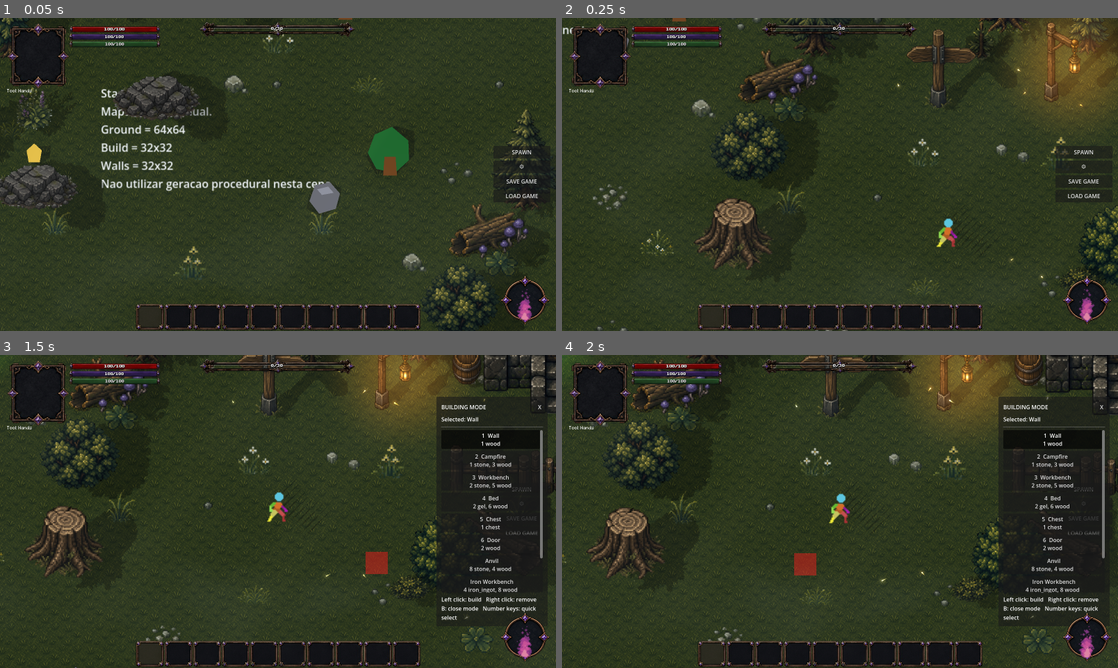
Above: before the commit, frames 1-4 (two rows, left to right).
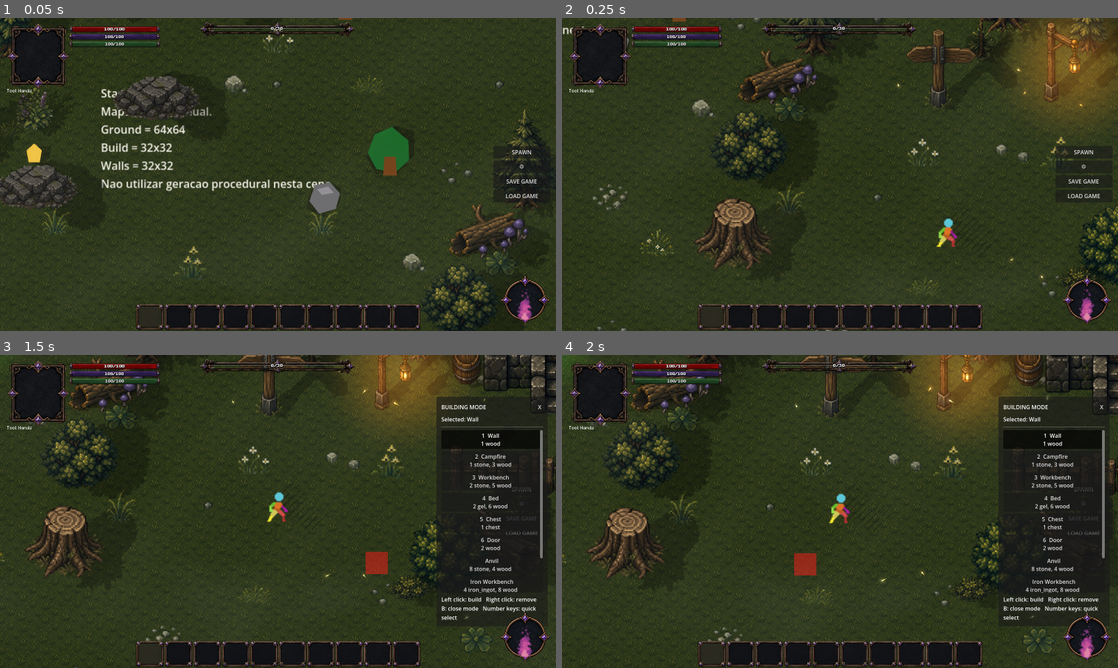
Above: after the commit, the same moments.

Repository: ramonsamagaio/Oathwake-Main
Game: Godot game, scene res://scenes/game/Game.tscn
The game is run twice, just before and just after one commit, with the same random seed, the same clock (stepped at 60 frames per second) and the same inputs. This scene is started directly instead of the project's main scene.
Inputs (mouse positions are in pixels of both pictures, inside the frame that each line leads up to):
- Up to frame 1 (0.05 s): no input
- Up to frame 2 (0.25 s): no input
- Up to frame 3 (1.5 s): tap Enter at 0.5 s; move the mouse to (250, 574) at 0.52 s; hold W 0.53-1.25 s; tap B at 0.6 s; click (250, 574) at 0.67 s; tap Space at 0.77 s; drag from (444, 558) to (250, 574) at 1.27 s
- Up to frame 4 (2 s): no input

The runs differ from the first frame. In frame 1, 0.3% of the frame differs, in the area x 0-97%, y 0-98%; in frame 2, 0.2%; in frame 3, 0.2%; in frame 4, 0.2%.

Commit message:
Compile local light mask with fragment pixel size

Diff:
--- a/shaders/gaussian_glow_screen.gdshader
+++ b/shaders/gaussian_glow_screen.gdshader
@@ -60,12 +60,11 @@
 		* smoothstep(0.10, 0.76, max(max(color_value.r, color_value.g), color_value.b));
 }
 
-float oath_local_light_mask(vec2 uv) {
+float oath_local_light_mask(vec2 uv, float viewport_aspect) {
 	if (!local_light_grading_mask_enabled || !local_light_source_active) {
 		return 0.0;
 	}
 	vec2 delta = uv - local_light_screen_position;
-	float viewport_aspect = SCREEN_PIXEL_SIZE.y / max(SCREEN_PIXEL_SIZE.x, 0.000001);
 	delta.x *= viewport_aspect;
 	float radius = max(local_light_radius_uv, 0.001);
 	float softness = clamp(local_light_mask_softness, 0.01, 1.0);
@@ -129,7 +128,8 @@
 void fragment() {
 	vec4 base_color = textureLod(screen_texture, SCREEN_UV, 0.0);
 	vec3 graded_rgb = apply_world_grading(base_color.rgb);
-	float local_light_mask = oath_local_light_mask(SCREEN_UV);
+	float viewport_aspect = SCREEN_PIXEL_SIZE.y / max(SCREEN_PIXEL_SIZE.x, 0.000001);
+	float local_light_mask = oath_local_light_mask(SCREEN_UV, viewport_aspect);
 	vec3 protected_scene = max(base_color.rgb + vec3(local_light_scene_lift * local_light_mask), vec3(0.0));
 	graded_rgb = mix(
 		graded_rgb,
